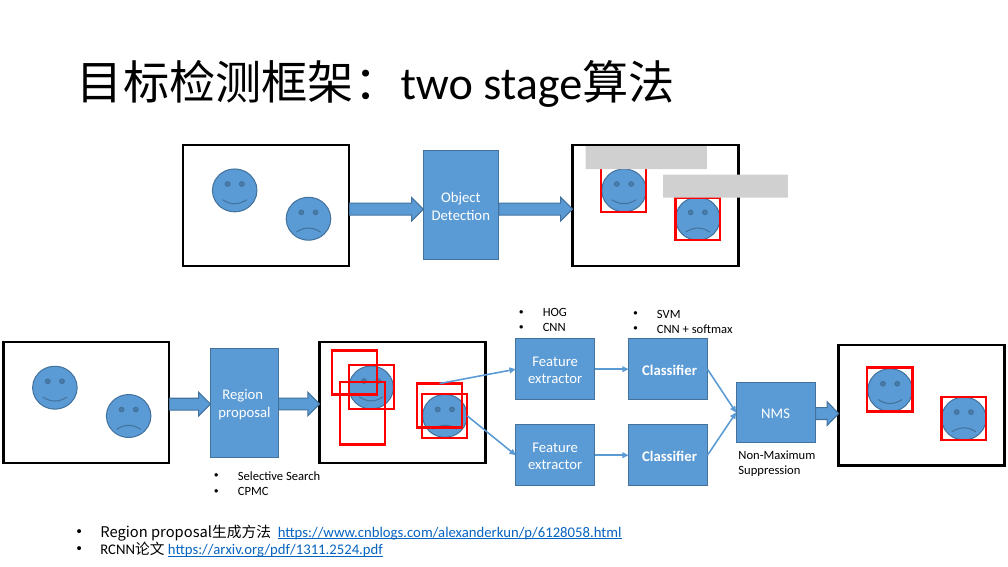
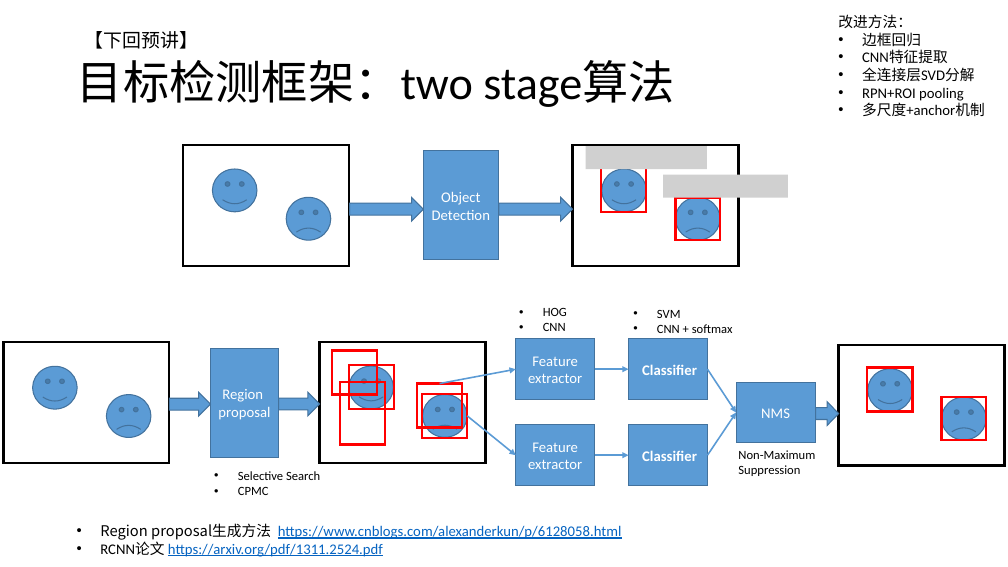
Before and after one commit to LeonJinC/Fast-Convolution-with-SIMD-and-GEMM, a slide deck: slide 31 of 结合SIMD和GEMM的快速卷积及其在高斯模糊中的应用.pptx. Drawn at 1008x567 pixels with LibreOffice and Linux fonts; fonts in the diff are those of the drawing; grey boxes stand for pictures. Boxes give left, top, right and bottom in pixels: in the first picture for what was removed or moved away, otherwise in the second. Text is boxed around its words. In the diff, an @@ line names an element or a change of style, - is before the commit and + after.

```diff
--- a/结合SIMD和GEMM的快速卷积及其在高斯模糊中的应用.pptx
+++ b/结合SIMD和GEMM的快速卷积及其在高斯模糊中的应用.pptx
@@ text added at <box>838,14,985,116</box>, 14 pt, text #000000 @@
+改进方法：
+• 边框回归
+• CNN特征提取
+• 全连接层SVD分解
+• RPN+ROI pooling
+• 多尺度+anchor机制
@@ text added at <box>85,31,198,49</box>, 18 pt, text #000000 @@
+【下回预讲】
```
Also in this commit, not shown: 3 other slides changed, 1 other file.
